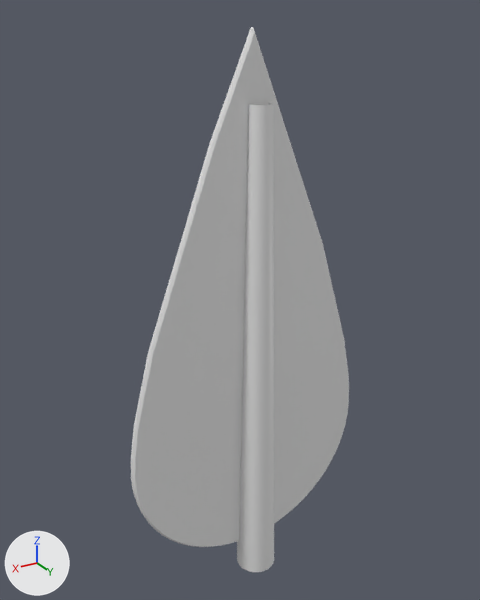
A saved change to the FBX model BBT_2017_UP/Assets/Art/Models/tree_lowpoly.fbx.
Both versions are drawn from a 50 mm lens placed at (1.55, 2.45, 2.8), pointed at (0.05, -0.05, 1.55). Lighting does not change. The marker at lower left points along +X, +Y and +Z. Where no turn or scale is listed for an object, it has been applied to the vertices. Vertices at the same position are counted once.

Objects in the first picture: 'tree_spruce', 'trunk'.
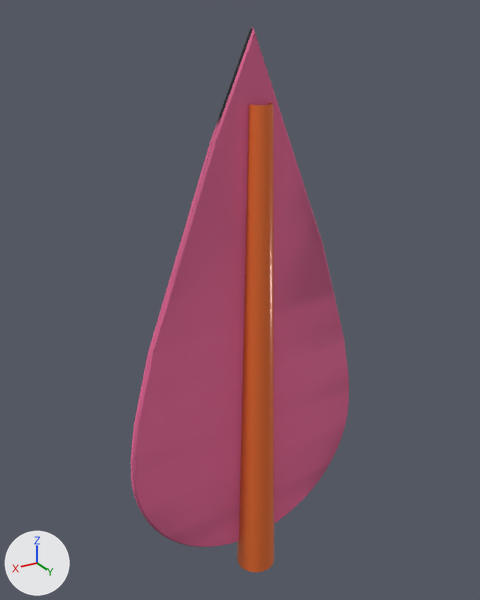
The edits, one by one:
Picture 'spruce.png' (img_spruce_png) is new.
Material 'spruce' (mat_spruce) is new.
Its texture is img_spruce_png (with its transparency).
Its roughness is 0.69.
Material 'trunk' (mat_trunk) is new.
Its base color is (0.8, 0.153, 0.0288) (orange #e76d2f).
Its roughness is 0.197.
me_mesh_001 has 74 vertices, 72 faces and spans x -0.1..0.1, y -0.1..0.1, z -1.23..1.23.
me_mesh_001 no longer uses material mat_plastic_trunks (white #e7e7e7).
me_mesh_001 now uses material mat_trunk (orange #e76d2f).
me_mesh has 176 vertices, 134 faces and spans x -0.62..0.68, y -0.01..0.03, z 0.15..2.76.
me_mesh is used by ob_tree_spruce; location (0.0, 0.0, 0.0).
me_mesh no longer uses material mat_mat (white #e7e7e7).
me_mesh part 1: texture (UV) coordinates of 134 of 134 faces, centred in x -0.62..0.67, y -0.01..0.03, z 0.15..2.53, changed; they spanned u 0.0..1.0, v 0.0..1.0 and now span u 0.0..1.0, v 0.0..0.8.
me_mesh now uses material mat_spruce (picture img_spruce_png).

Where the change shows, as pixel boxes (x1, y1, x2, y2) in the pictures (480 x 600 px):
'tree_spruce', recoloured, surface changed (grey to purple)
    both: (131, 27, 349, 547)
'trunk', recoloured (grey to brown)
    both: (237, 103, 274, 572)
